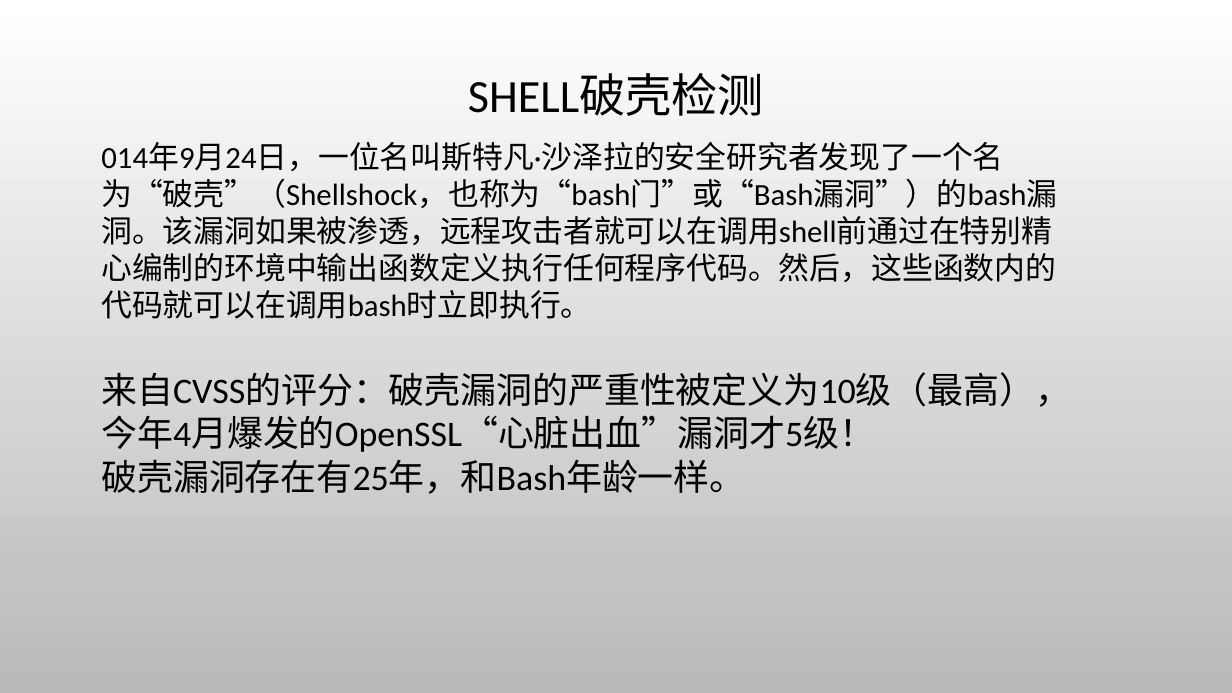
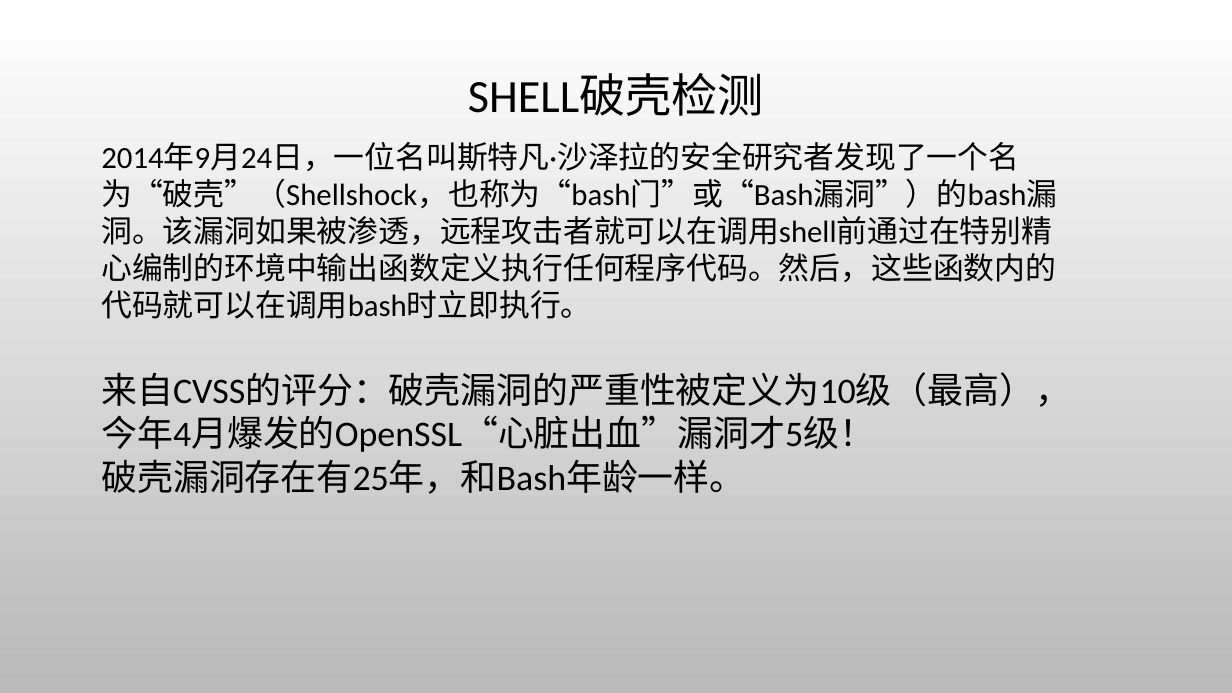
Before and after one commit to cjphaha/eDefender, a slide deck: slide 14 of talk.pptx (slide 13 before the commit). Drawn at 1232x693 pixels with LibreOffice and Linux fonts; fonts in the diff are those of the drawing; background and template pictures are left out. Boxes give left, top, right and bottom in pixels: in the first picture for what was removed or moved away, otherwise in the second. Text is boxed around its words. In the diff, an @@ line names an element or a change of style, - is before the commit and + after.

```diff
--- a/talk.pptx
+++ b/talk.pptx
@@ text at (x1=101, y1=142, x2=1057, y2=319): text changed @@
-014年9月24日，一位名叫斯特凡·沙泽拉的安全研究者发现了一个名为“破壳”（Shellshock，也称为“bash门”或“Bash漏洞”）的bash漏洞。该漏洞如果被渗透，远程攻击者就可以在调用shell前通过在特别精心编制的环境中输出函数定义执行任何程序代码。然后，这些函数内的代码就可以在调用bash时立即执行。
+2014年9月24日，一位名叫斯特凡·沙泽拉的安全研究者发现了一个名为“破壳”（Shellshock，也称为“bash门”或“Bash漏洞”）的bash漏洞。该漏洞如果被渗透，远程攻击者就可以在调用shell前通过在特别精心编制的环境中输出函数定义执行任何程序代码。然后，这些函数内的代码就可以在调用bash时立即执行。
```
Also in this commit, not shown: 2 other slides changed, 1 slide added, 25 other files.
